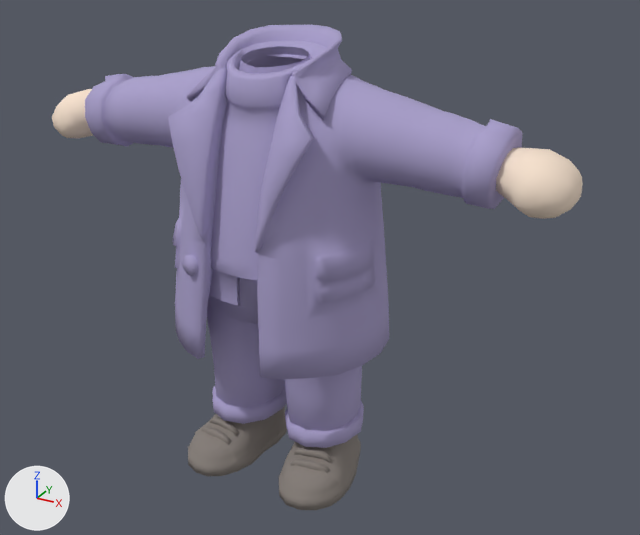
A saved change to the glTF model assets/characters/street_overcoat.glb.
Both versions are drawn from a camera (50 mm lens) standing at (1.244, -2.045, 1.686) and looking at (0.095, 0.045, 0.641). Every picture has the same lights, and +X, +Y and +Z are marked at lower left. The picture after the commit comes second. Vertices at exactly the same position are counted once.

The first picture shows 'arms', 'jacket', 'legs', 'shirt', 'shoes'.
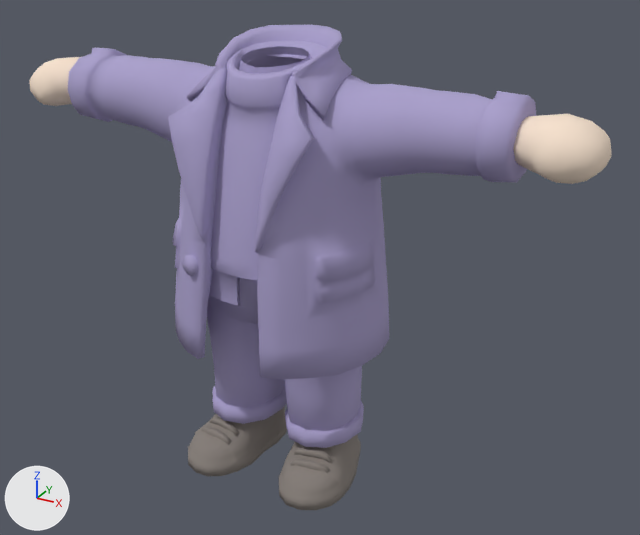
Changed parts and their boxes (x1, y1, x2, y2) in the pictures (640 x 535 px; the box of a moved part takes in the faces that stretch with it):
'jacket', reshaped (7% wider)
    before: (85, 25, 523, 380)
    after: (68, 25, 536, 380)
'arms', reshaped (10% wider)
    before: (52, 89, 583, 219)
    after: (29, 57, 612, 184)
part 1 of me_arms, moved or reshaped
    before: (52, 89, 93, 138)
    after: (29, 57, 81, 106)
part 2 of me_arms, moved or reshaped
    before: (496, 147, 583, 219)
    after: (513, 114, 612, 184)
part 3 of me_jacket, moved or reshaped
    before: (330, 84, 523, 220)
    after: (330, 84, 536, 220)
part 4 of me_jacket, moved or reshaped
    before: (85, 67, 210, 148)
    after: (68, 48, 211, 142)

Patch to the scene script:
```diff
--- a/assets/characters/street_overcoat.glb.py
+++ b/assets/characters/street_overcoat.glb.py
@@ me_arms @@
 # used by ob_arms; location = (0.0, 0.0, 0.0)
-me_arms.from_pydata(...)  # 241 vertices, 454 faces; spans x -0.82..0.82, y -0.1..0.14, z 0.93..1.08
+me_arms.from_pydata(...)  # 241 vertices, 454 faces; spans x -0.88..0.88, y -0.12..0.12, z 1.03..1.18
+# me_arms part 1: the loose piece of 121 vertices spanning x -0.82..-0.59, y -0.1..0.14, z 0.93..1.08 is turned 9.1 degrees about the y axis through its middle and scaled by 1.04, then moved by (-0.05, -0.02, 0.1)
+# me_arms part 2: the loose piece of 120 vertices spanning x 0.6..0.82, y -0.1..0.14, z 0.93..1.08 is turned -9 degrees about the y axis through its middle and scaled by 1.04, then moved by (0.05, -0.02, 0.1)
 me_arms.materials.append(mat_skin)
@@ me_jacket @@
 # used by ob_jacket; location = (0.0, 0.0, 0.0)
-me_jacket.from_pydata(...)  # 1056 vertices, 1993 faces; spans x -0.646..0.649, y -0.296..0.296, z 0.434..1.313
+me_jacket.from_pydata(...)  # 1056 vertices, 1992 faces; spans x -0.68..0.68, y -0.296..0.296, z 0.434..1.313
+# me_jacket part 3: 193 of 1056 vertices moved; they spanned x 0.237..0.649, y -0.127..0.148, z 0.928..1.196 and now span x 0.243..0.68, y -0.128..0.148, z 0.931..1.22; mean shift (0.025, -0.017, 0.06); largest move (0.625, 0.004, 0.939) -> (0.679, -0.016, 1.024)
+# me_jacket part 4: 167 of 1056 vertices moved; they spanned x -0.646..-0.238, y -0.127..0.148, z 0.928..1.196 and now span x -0.68..-0.24, y -0.128..0.148, z 0.93..1.22; mean shift (-0.025, -0.016, 0.058); largest move (-0.625, 0.004, 0.939) -> (-0.679, -0.016, 1.024)
+# other edits to the shape of me_jacket do not show in these pictures
 me_jacket.materials.append(mat_cloth)
```
